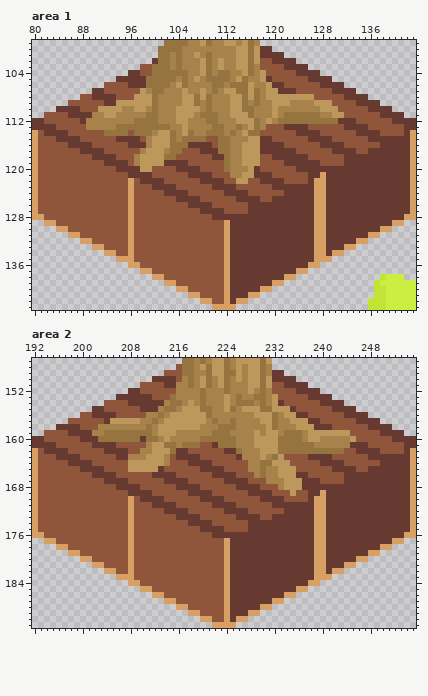
Pixel-art file: environment_sprites/trees_1.aseprite. Above is the file before it was changed.
300x264 pixels, 1 frame. Colours within 5 levels of each other are drawn and written as one. Shown: area 1: x 80..143, y 99..143; area 2: x 192..255, y 147..191. The commit also changed other parts of the picture, which this record leaves out.
Now the later version:
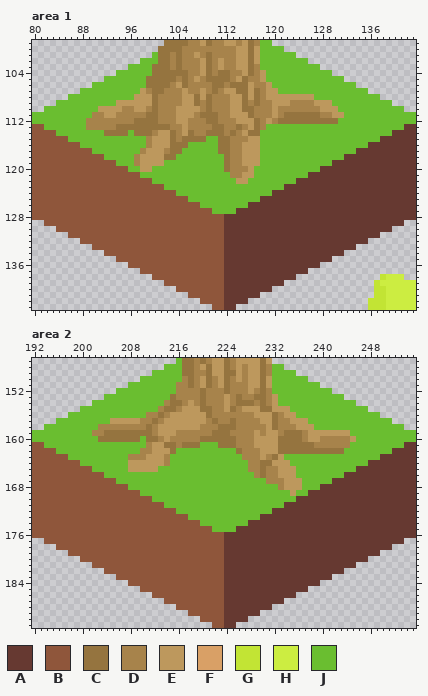
Palette (. is transparent): A #663931  B #8f563b  C #95743f  D #a7834b  E #bd985d  F #d9a066  G #c2e434  H #cced41  J #6abe30
Edits made:
Changed rows in their new state; - is an unchanged pixel.
Area 1, layer "Layer 1":
first column x 80:
 99 --------------------------------------JJ------------------------
100 --------------------------------------JJJJ----------------------
101 --------------------J-----------------JJJJJJ--------------------
102 ------------------JJJ-----------------JJJJJJJJ------------------
103 ----------------JJJJ------------------JJJJJJJJJJ----------------
104 --------------JJJJJJ-------------------JJJJJJJJJJJ--------------
105 ------------JJJJJJJ--------------------JJJJJJJJJJJJJ------------
106 ----------JJJJJJJJJ---------------------JJJJJJJJJJJJJJ----------
107 --------JJJJJJJJJJ-----------------------JJJJJJJJJJJJJJJ--------
108 ------JJJJJJJJJJJ------------------------------JJJJJJJJJJJ------
109 ----JJJJJJJJJJ------------------------------------JJJJJJJJJJ----
110 --JJJJJJJJJ----------------------------------------JJJJJJJJJJJ--
111 JJJJJJJJJJ------------------------------------------JJJJJJJJJJJJ
112 JJJJJJJJJ------------------------------------------JJJJJJJJJJJJJ
113 BBJJJJJJJ------------------------------JJJJJJJJJJJJJJJJJJJJJJJ--
114 B-BBJJJJJJJJ----J---------------------JJJJJJJJJJJJJJJJJJJJJJAA-A
115 B---BBJJJJJJJJJJJJJ----------JJ-------JJJJJJJJJJJJJJJJJJJJ-----A
116 B-----BBJJJJJJJJJJJ-------JJJJJ-------JJJJJJJJJJJJJJJJJJAA-----A
117 B-------BBJJJJJJJJ-------JJJJJJ-------JJJJJJJJJJJJJJJJAA-------A
118 B---------BBJJJJJ-------JJJJJJJJ------JJJJJJJJJJJJJJ-----------A
119 B-----------BBJJJ-----JJJJJJJJJJ------JJJJJJJJJJJJAA-----------A
120 B-------------BBJJ--JJJJJJJJJJJJ-----JJJJJJJJJJJ---------------A
121 B---------------BBJJJJJJJJJJJJJJJ----JJJJJJJJJ--A--------------A
122 B---------------B-BBJJJJJJJJJJJJJJ--JJJJJJJJAA-AA--------------A
123 B---------------B---BBJJJJJJJJJJJJJJJJJJJJ-----AA--------------A
124 B---------------B-----BBJJJJJJJJJJJJJJJJAA-----AA--------------A
125 B---------------B-------BBJJJJJJJJJJJJAA-------AA--------------A
126 B---------------B---------BBJJJJJJJJ-----------AA--------------A
127 B---------------B-----------BBJJJJAA-----------AA--------------A
128 BB--------------B-------------BB---------------AA-------------AA
129 --BB------------B---------------A--------------AA-----------AA--
130 ----BB----------B---------------A--------------AA---------AA----
131 ------BB--------B---------------A--------------AA-------AA------
132 --------BB------B---------------A--------------AA-----AA--------
133 ----------BB----B---------------A--------------AA---AA----------
134 ------------BB--B---------------A--------------AA-AA------------
135 --------------BBB---------------A--------------AAA--------------
136 ----------------BB--------------A-------------AA----------------
137 ------------------BB------------A-----------AA------------------
138 --------------------BB----------A---------AA--------------------
139 ----------------------BB--------A-------AA----------------------
140 ------------------------BB------A-----AA------------------------
141 --------------------------BB----A---AA--------------------------
142 ----------------------------BB--A-AA----------------------------
143 ------------------------------BBAA------------------------------
Area 2, layer "Layer 1":
first column x 192:
147 ------------------------J---------------------------------------
148 ----------------------JJJ---------------JJ----------------------
149 --------------------JJJJJ---------------JJJJ--------------------
150 ------------------JJJJJJJ---------------JJJJJJ------------------
151 ----------------JJJJJJJJ----------------JJJJJJJJ----------------
152 --------------JJJJJJJJJJ----------------JJJJJJJJJJ--------------
153 ------------JJJJJJJJJJJ------------------JJJJJJJJJJJ------------
154 ----------JJJJJJJJJJJJ-------------------JJJJJJJJJJJJJ----------
155 --------JJJJJJJJJJJJJ----------------------JJJJJJJJJJJJJ--------
156 ------JJJJJJJJJJJJJ-------------------------JJJJJJJJJJJJJJ------
157 ----JJJJJJJJJ---------------------------------JJJJJJJJJJJJJJ----
158 --JJJJJJJJJ------------------------------------JJJJJJJJJJJJJJJ--
159 JJJJJJJJJJ-------------------------------------------JJJJJJJJJJJ
160 JJJJJJJJJJJ-------J-----------------------------------JJJJJJJJJJ
161 BBJJJJJJJJJJJJJJJJJ---------JJJ----------------------JJJJJJJJJ--
162 B-BBJJJJJJJJJJJJJJ------JJJJJJJJJJ------------------JJJJJJJJAA-A
163 B---BBJJJJJJJJJJ-------JJJJJJJJJJJJ-------JJJJJJJJJJJJJJJJ-----A
164 B-----BBJJJJJJJJ-------JJJJJJJJJJJJJ-------JJJJJJJJJJJJJAA-----A
165 B-------BBJJJJJJ-----JJJJJJJJJJJJJJJ--------JJJJJJJJJJAA-------A
166 B---------BBJJJJJJJJJJJJJJJJJJJJJJJJJ-------JJJJJJJJ-----------A
167 B-----------BBJJJJJJJJJJJJJJJJJJJJJJJJJ------JJJJJAA-----------A
168 B-------------BBJJJJJJJJJJJJJJJJJJJJJJJJJ----JJJ---------------A
169 B---------------BBJJJJJJJJJJJJJJJJJJJJJJJJJ-JJ--A--------------A
170 B---------------B-BBJJJJJJJJJJJJJJJJJJJJJJJJAA-AA--------------A
171 B---------------B---BBJJJJJJJJJJJJJJJJJJJJ-----AA--------------A
172 B---------------B-----BBJJJJJJJJJJJJJJJJAA-----AA--------------A
173 B---------------B-------BBJJJJJJJJJJJJAA-------AA--------------A
174 B---------------B---------BBJJJJJJJJ-----------AA--------------A
175 B---------------B-----------BBJJJJAA-----------AA--------------A
176 BB--------------B-------------BB---------------AA-------------AA
177 --BB------------B---------------A--------------AA-----------AA--
178 ----BB----------B---------------A--------------AA---------AA----
179 ------BB--------B---------------A--------------AA-------AA------
180 --------BB------B---------------A--------------AA-----AA--------
181 ----------BB----B---------------A--------------AA---AA----------
182 ------------BB--B---------------A--------------AA-AA------------
183 --------------BBB---------------A--------------AAA--------------
184 ----------------BB--------------A-------------AA----------------
185 ------------------BB------------A-----------AA------------------
186 --------------------BB----------A---------AA--------------------
187 ----------------------BB--------A-------AA----------------------
188 ------------------------BB------A-----AA------------------------
189 --------------------------BB----A---AA--------------------------
190 ----------------------------BB--A-AA----------------------------
191 ------------------------------BBAA------------------------------
